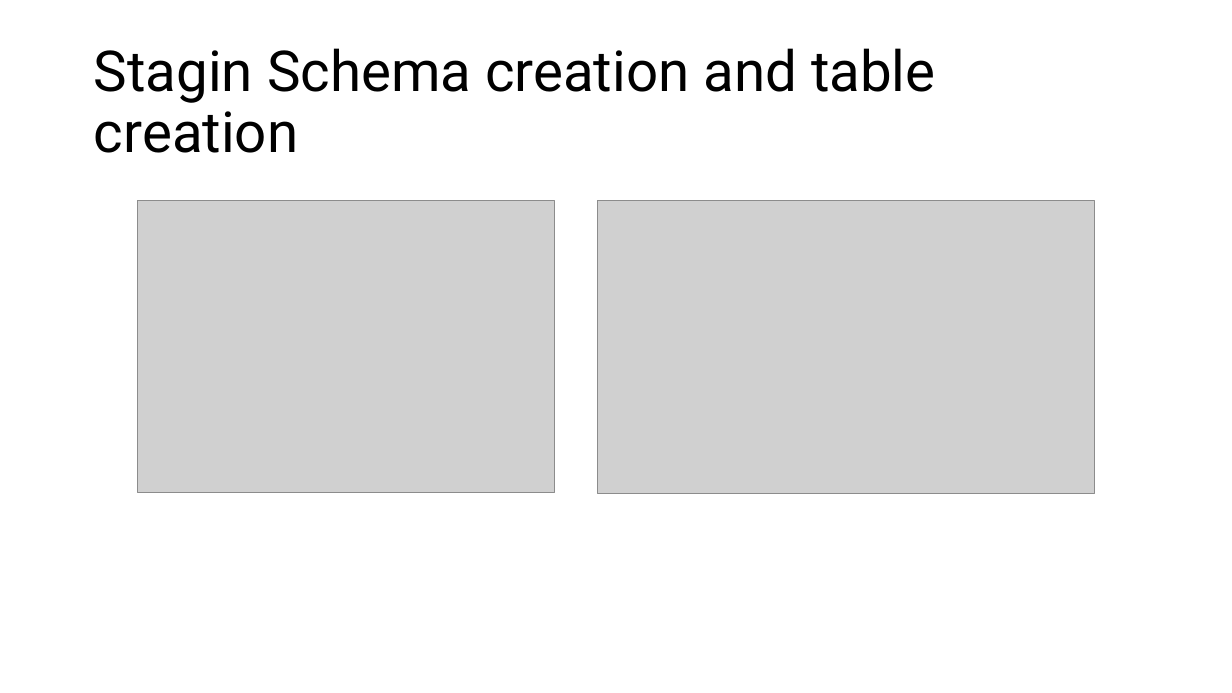
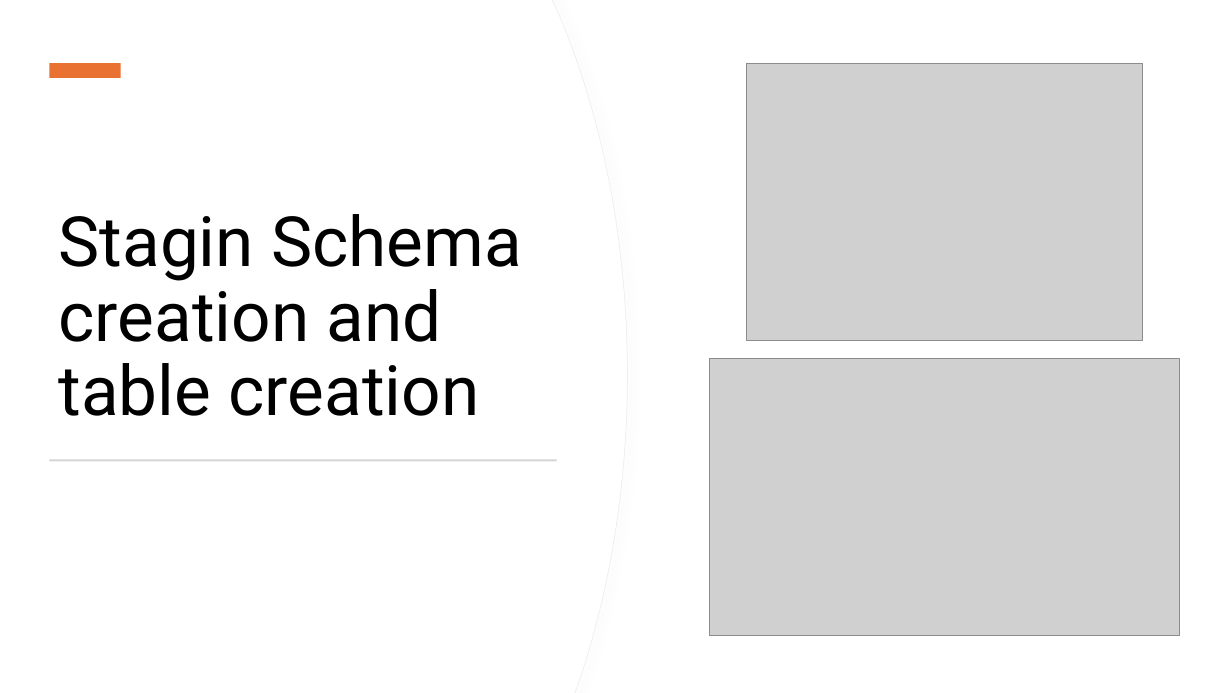
Before and after one commit to za250120548/M_SC_BIGDATA_ERT2025, a slide deck: slide 6 of Unidad_3/work/Unidad3_Evidence.pptx. Drawn at 1232x693 pixels with LibreOffice and Linux fonts; fonts in the diff are those of the drawing; grey boxes stand for pictures. Boxes give left, top, right and bottom in pixels: in the first picture for what was removed or moved away, otherwise in the second. Text is boxed around its words. In the diff, an @@ line names an element or a change of style, - is before the commit and + after.

Commit message:
add name and format to the Unidad3 evidence ppt

```diff
--- a/Unidad_3/work/Unidad3_Evidence.pptx
+++ b/Unidad_3/work/Unidad3_Evidence.pptx
@@ freeform shape added at [0,0,628,693], fill #FFFFFF, outline #EFEFEF 0.75 pt @@
@@ freeform shape added at [0,0,627,693], fill #FFFFFF @@
@@ rectangle added at [49,63,121,78], fill #E97132 @@
@@ picture: place and size @@
-picture at [138,201,555,493]
+picture at [747,63,1143,340]
@@ title "Stagin Schema creation and table ...": place and size @@
-title "Stagin Schema creation and table ..." at [94,48,935,153]
+title "Stagin Schema creation and table ..." at [59,214,522,416]
@@ title "Stagin Schema creation and table ..." at [59,214,522,416]: size 44 to 54 pt; vertical alignment middle to bottom @@
@@ picture: place and size @@
-picture at [598,201,1095,494]
+picture at [710,359,1180,636]
@@ rectangle added at [49,459,556,461], fill #D5D5D5 @@
```
Also in this commit, not shown: 6 other slides changed.
